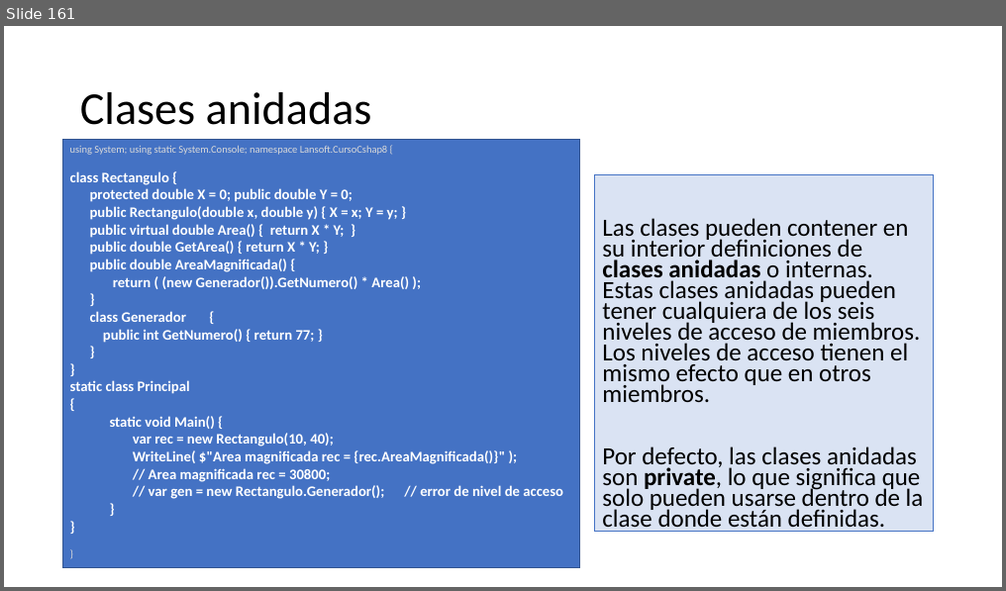
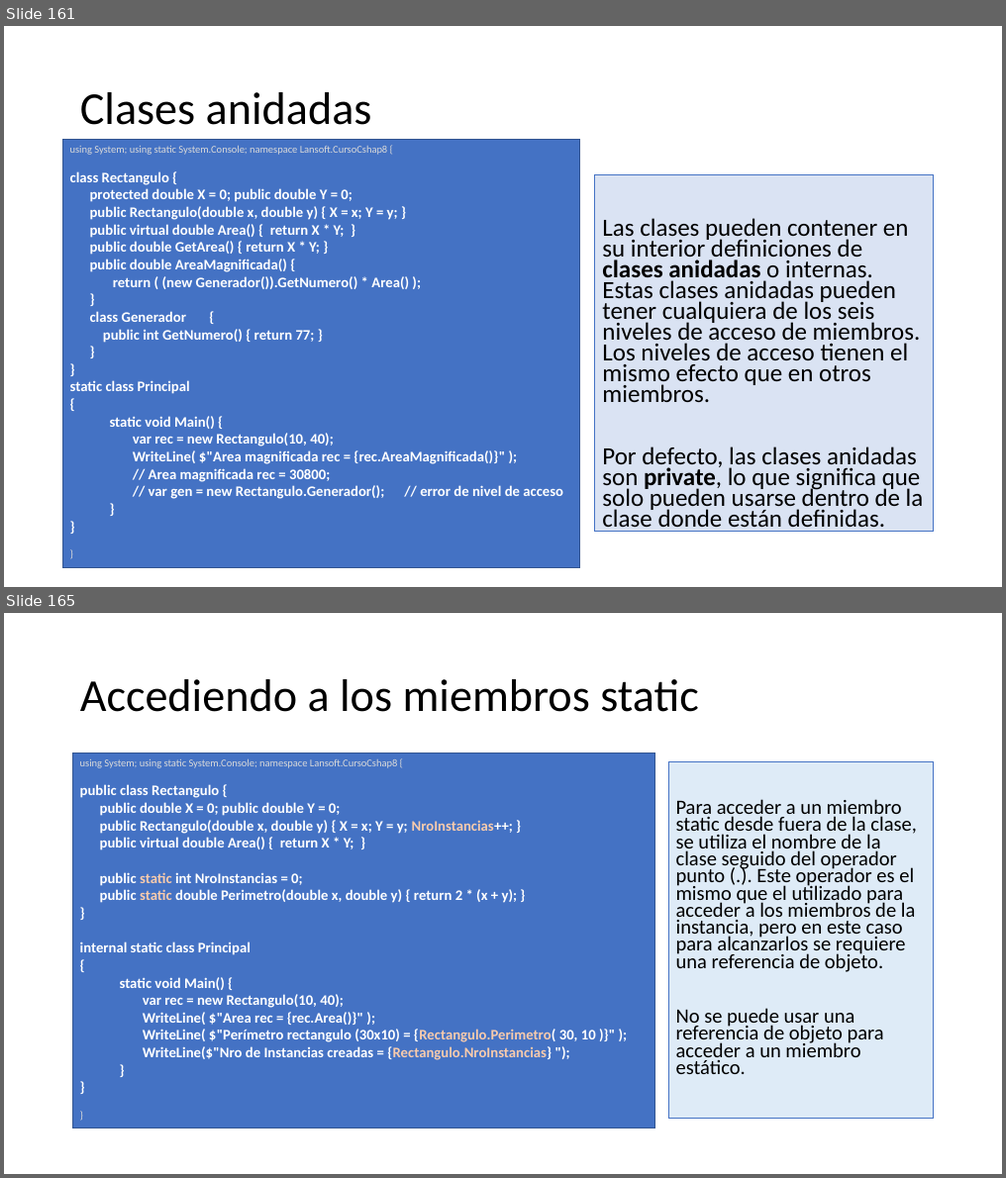
Before and after one commit to AlbertOsinaga/CursoCSharp__8, a slide deck: CSharpQuickReferencia.pptx. Shown one above the other, each under a label of ours: slide 161 before the commit, slides 161 and 165 after it; the slides between them are not shown. The pictures are 1006x591 and 1006x1178 pixels, drawn with LibreOffice and Linux fonts; fonts in the diff are those of the drawing. Boxes give left, top, right and bottom in pixels: in the first picture for what was removed or moved away, otherwise in the second. Text is boxed around its words. In the diff, an @@ line names an element or a change of style, - is before the commit and + after.

```diff
--- a/CSharpQuickReferencia.pptx
+++ b/CSharpQuickReferencia.pptx
@@ slide 165 added at (4,613,1002,1174), background #FFFFFF @@
@@ title added at (80,679,698,712), 44 pt, text #000000 @@
+Accediendo a los miembros static
@@ rectangle added at (73,753,655,1129), fill #4472C4, outline #325491 1 pt, 14 pt, text #FFFFFF, bold @@
+using System; using static System.Console; namespace Lansoft.CursoCshap8 {
+public class Rectangulo {
+public double X = 0; public double Y = 0;
+public Rectangulo(double x, double y) { X = x; Y = y; NroInstancias++; }
+public virtual double Area() { return X * Y; }
+public static int NroInstancias = 0;
+public static double Perimetro(double x, double y) { return 2 * (x + y); }
+}
+internal static class Principal
+{
+static void Main() {
+var rec = new Rectangulo(10, 40);
+WriteLine( $"Area rec = {rec.Area()}" );
+WriteLine( $"Perímetro rectangulo (30x10) = {Rectangulo.Perimetro( 30, 10 )}" );
+WriteLine($"Nro de Instancias creadas = {Rectangulo.NroInstancias} ");
+}
+}
+}
@@ text added at (668,762,934,1119), fill #DEEBF7, outline #4472C4 0.75 pt, 19.6 pt, text #000000 @@
+Para acceder a un miembro static desde fuera de la clase, se utiliza el nombre de la clase seguido del operador punto (.). Este operador es el mismo que el utilizado para acceder a los miembros de la instancia, pero en este caso para alcanzarlos se requiere una referencia de objeto.
+No se puede usar una referencia de objeto para acceder a un miembro estático.
```
Also in this commit, not shown: 9 other slides added.
